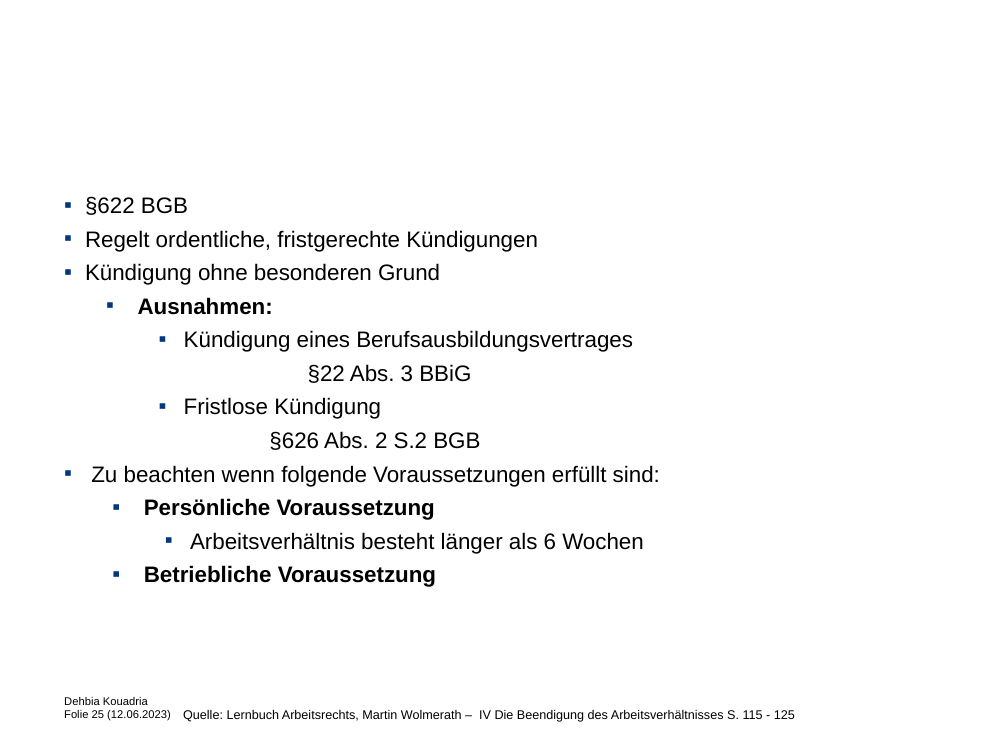
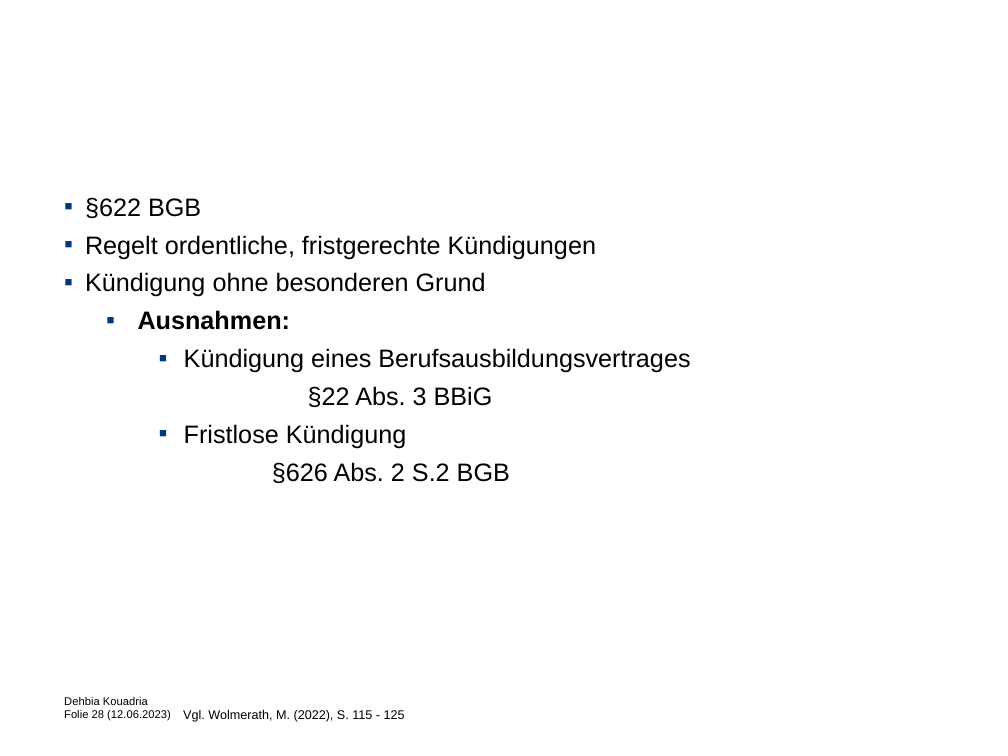
Before and after one commit to Debkou/Weorkshop, a slide deck: slide 28 of folien_dehbia.pptx (slide 25 before the commit). Drawn at 1008x756 pixels with LibreOffice and Linux fonts; fonts in the diff are those of the drawing; background and template pictures are left out. Boxes give left, top, right and bottom in pixels: in the first picture for what was removed or moved away, otherwise in the second. Text is boxed around its words. In the diff, an @@ line names an element or a change of style, - is before the commit and + after.

```diff
--- a/folien_dehbia.pptx
+++ b/folien_dehbia.pptx
@@ text "§622 BGB" at [85, 197, 690, 483]: size 16 to 18 pt @@
@@ text at [91, 465, 660, 587]: paragraphs removed @@
-▪ Zu beachten wenn folgende Voraussetzungen erfüllt sind:
-  ▪ Persönliche Voraussetzung
-    ▪ Arbeitsverhältnis besteht länger als 6 Wochen
-  ▪ Betriebliche Voraussetzung
@@ text at [64, 697, 171, 721]: text changed @@
-Dehbia Kouadria
-Folie 25 (12.06.2023)
+Dehbia Kouadria
+Folie 28 (12.06.2023)
@@ text at [183, 710, 405, 722]: text changed @@
-Quelle: Lernbuch Arbeitsrechts, Martin Wolmerath – IV Die Beendigung des Arbeitsverhältnisses S. 115 - 125
+Vgl. Wolmerath, M. (2022), S. 115 - 125
```
Also in this commit, not shown: 42 other slides changed, 7 slides added, 5 other files.
